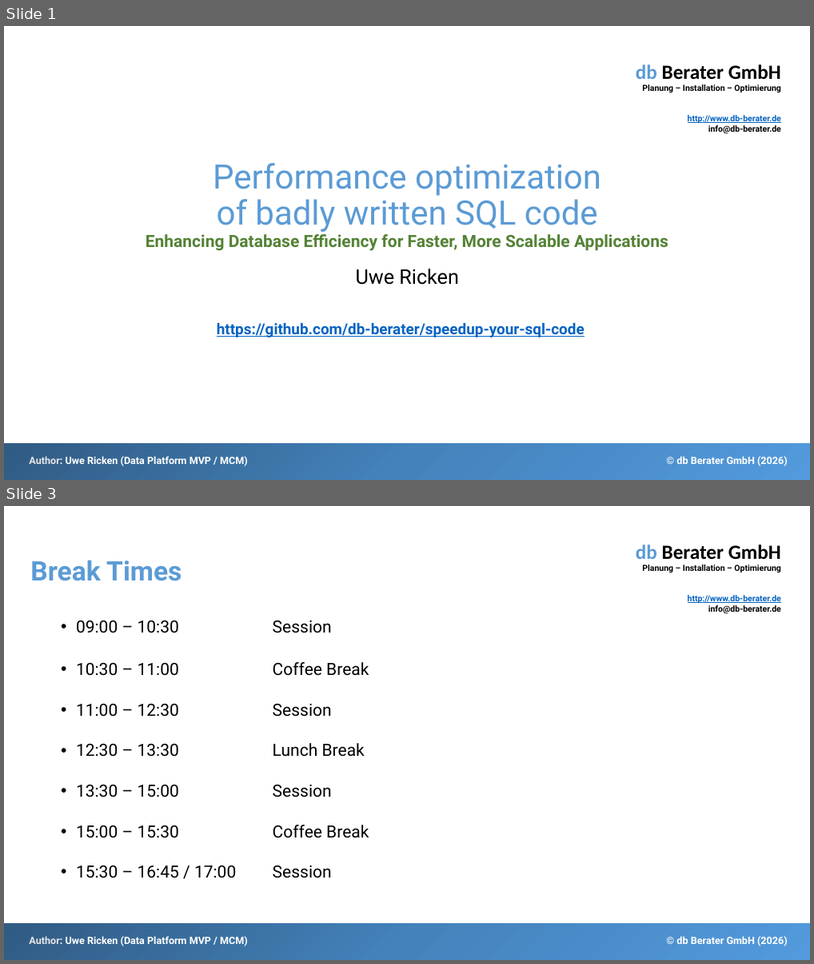
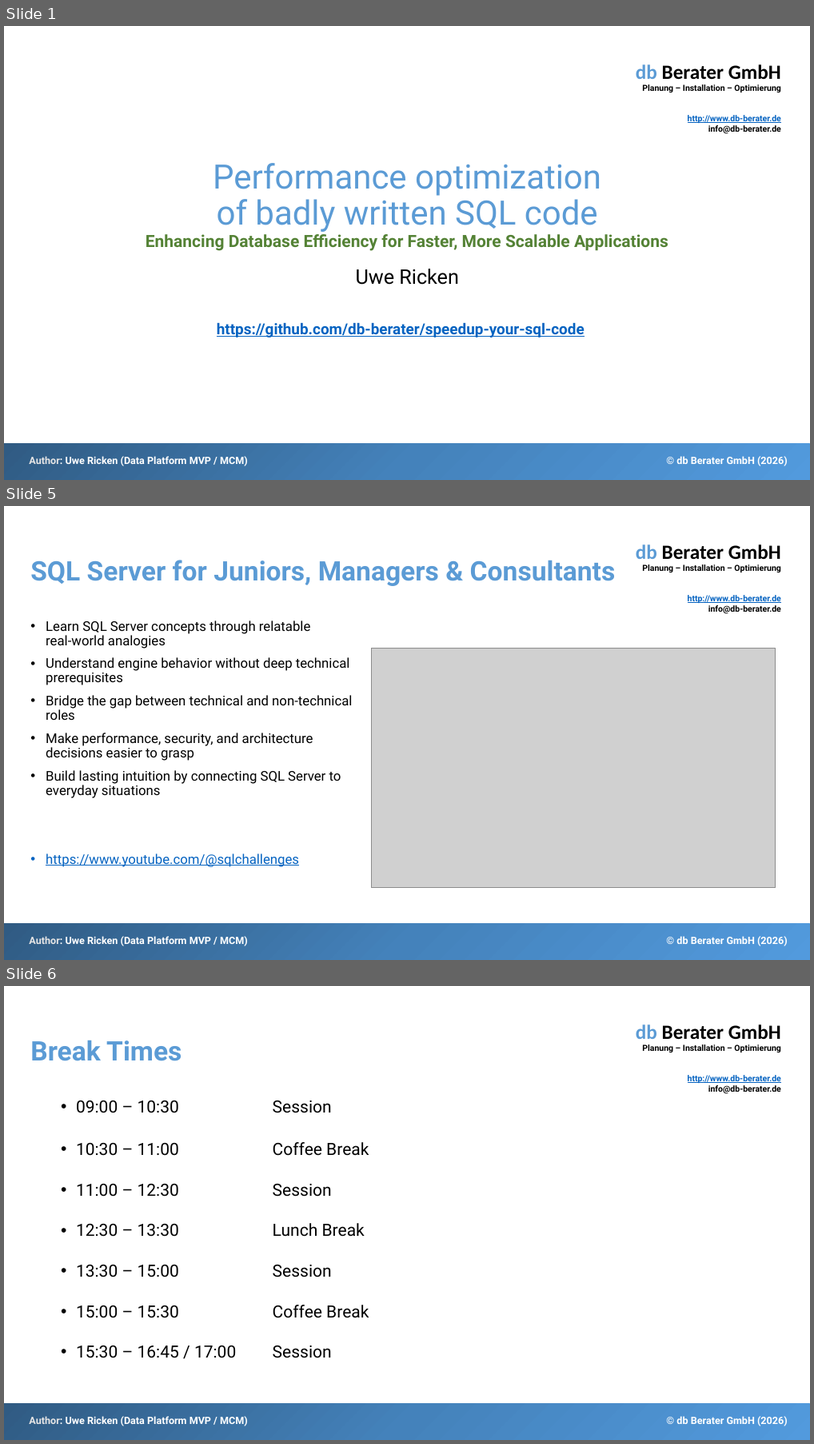
Before and after one commit to db-berater/speedup-your-sql-code, a slide deck: 01 - Documents and Preparation/Accelerate your T-SQL Code.pptx. Shown one above the other, each under a label of ours: slides 1 and 3 before the commit, slides 1, 5 and 6 after it; the slides between them are not shown. The pictures are 814x964 and 814x1444 pixels, drawn with LibreOffice and Linux fonts; fonts in the diff are those of the drawing; grey boxes stand for pictures. Boxes give left, top, right and bottom in pixels: in the first picture for what was removed or moved away, otherwise in the second. Text is boxed around its words. In the diff, an @@ line names an element or a change of style, - is before the commit and + after.

```diff
--- a/01 - Documents and Preparation/Accelerate your T-SQL Code.pptx
+++ b/01 - Documents and Preparation/Accelerate your T-SQL Code.pptx
@@ slide 5 added at box(4, 506, 810, 960), background #FFFFFF; not listed: 4 template elements that a slide beside it also shows @@
@@ title added at box(30, 560, 616, 586), 32 pt, text #5B9BD5, bold @@
+SQL Server for Juniors, Managers & Consultants
@@ text added at box(46, 620, 352, 867), 16 pt, text #000000 @@
+• Learn SQL Server concepts through relatable real‑world analogies
+• Understand engine behavior without deep technical prerequisites
+• Bridge the gap between technical and non‑technical roles
+• Make performance, security, and architecture decisions easier to grasp
+• Build lasting intuition by connecting SQL Server to everyday situations
+• https://www.youtube.com/@sqlchallenges
@@ picture added at box(372, 648, 777, 888) @@
@@ what was slide 3 is now slide 6 @@
```
Also in this commit, not shown: 1 slide changed, 3 other slides added, 4 other files.
